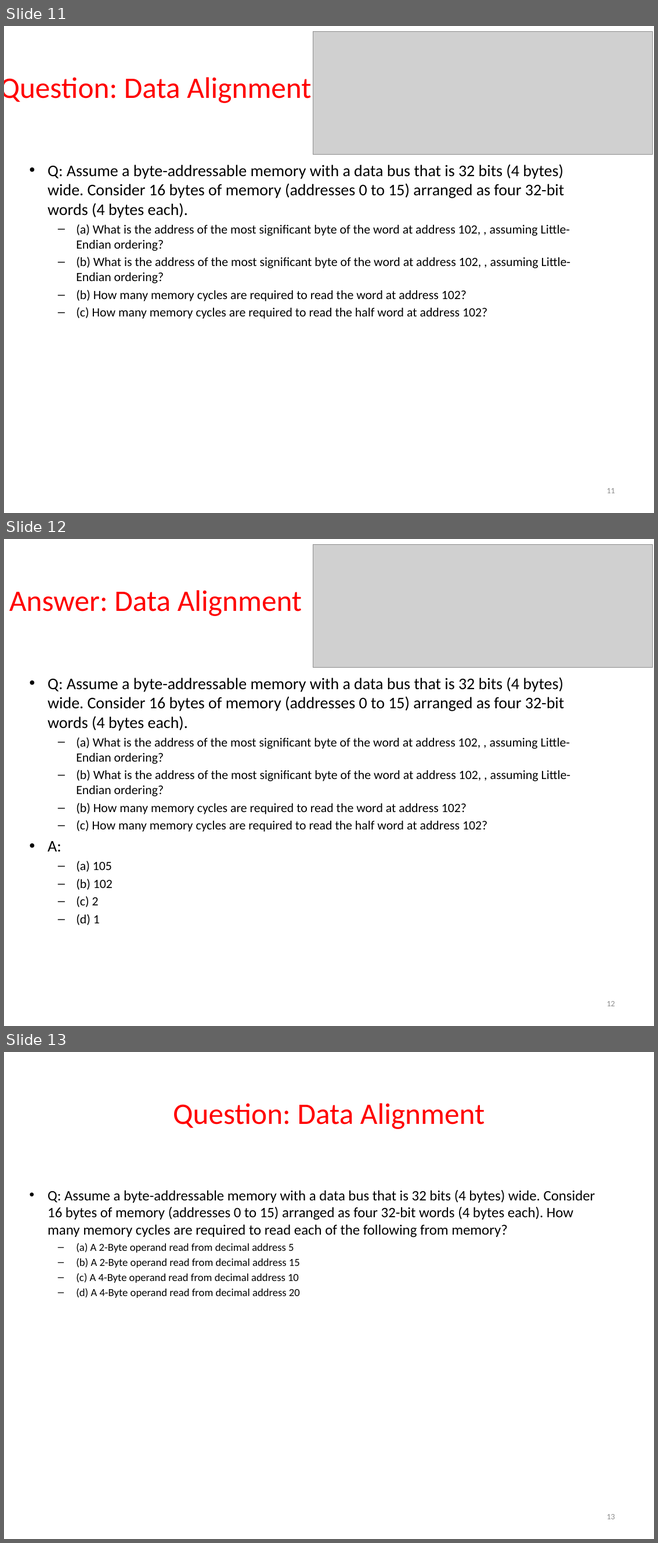
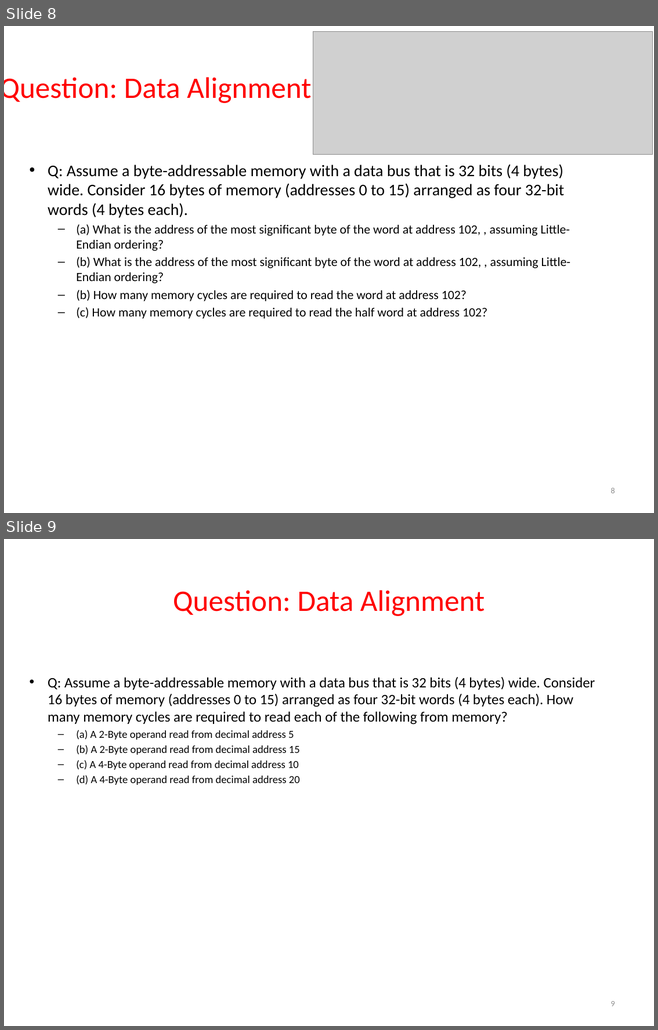
Before and after one commit to guhofstra/CSC111Fa25, a slide deck: PPTs/L2 ComputerOrganization Exercises.pptx. Shown one above the other, each under a label of ours: slides 11, 12 and 13 before the commit, slides 8 and 9 after it. The pictures are 658x1543 and 658x1030 pixels, drawn with LibreOffice and Linux fonts; fonts in the diff are those of the drawing; grey boxes stand for pictures. Boxes give left, top, right and bottom in pixels: in the first picture for what was removed or moved away, otherwise in the second. Text is boxed around its words. In the diff, an @@ line names an element or a change of style, - is before the commit and + after.

```diff
--- a/PPTs/L2 ComputerOrganization Exercises.pptx
+++ b/PPTs/L2 ComputerOrganization Exercises.pptx
@@ slide 12 removed at (x1=4, y1=539, x2=654, y2=1026), background #FFFFFF @@
@@ picture removed at (x1=313, y1=544, x2=652, y2=667) @@
@@ title removed at (x1=9, y1=590, x2=302, y2=616) @@
-Answer: Data Alignment
@@ text removed at (x1=48, y1=677, x2=571, y2=925) @@
-• Q: Assume a byte-addressable memory with a data bus that is 32 bits (4 bytes) wide. Consider 16 bytes of memory (addresses 0 to 15) arranged as four 32-bit words (4 bytes each).
-  – (a) What is the address of the most significant byte of the word at address 102, , assuming Little-Endian ordering?
-  – (b) What is the address of the most significant byte of the word at address 102, , assuming Little-Endian ordering?
-  – (b) How many memory cycles are required to read the word at address 102?
-  – (c) How many memory cycles are required to read the half word at address 102?
-• A:
-  – (a) 105
-  – (b) 102
-  – (c) 2
-  – (d) 1
@@ page number removed at (x1=607, y1=1001, x2=615, y2=1006) @@
-12
@@ what was slide 11 is now slide 8 @@
@@ page number at (x1=611, y1=488, x2=615, y2=493): text changed @@
-11
+8
@@ what was slide 13 is now slide 9 @@
@@ page number at (x1=611, y1=1001, x2=615, y2=1006): text changed @@
-13
+9
```
Also in this commit, not shown: 6 other slides removed, 43 other files.
